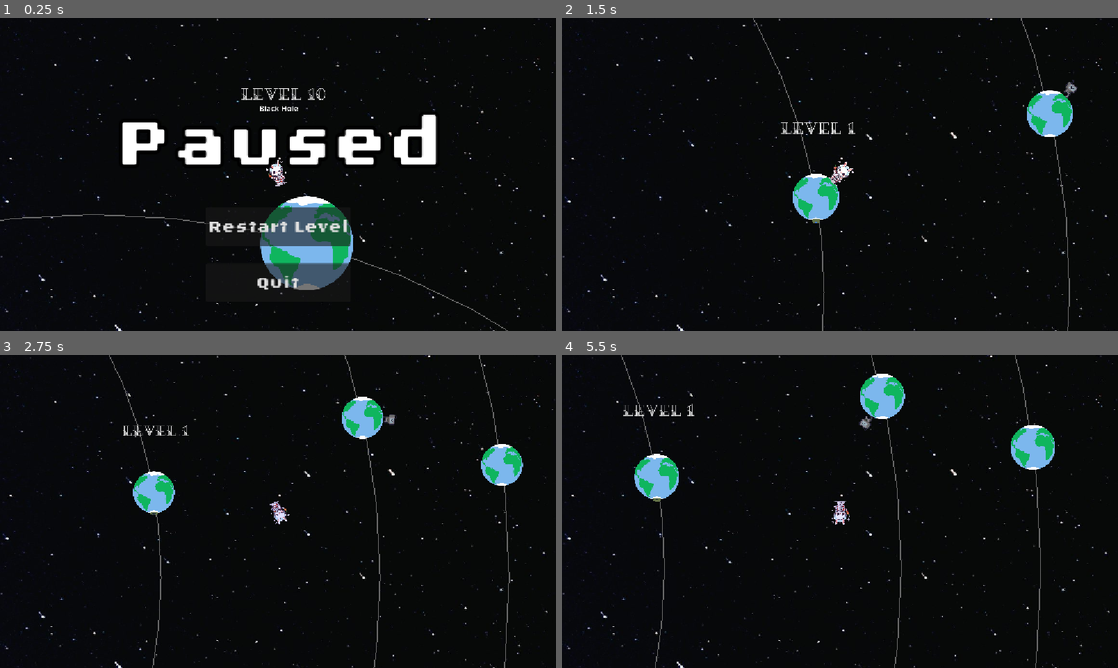
Above: before the commit, frames 1-4 (two rows, left to right).
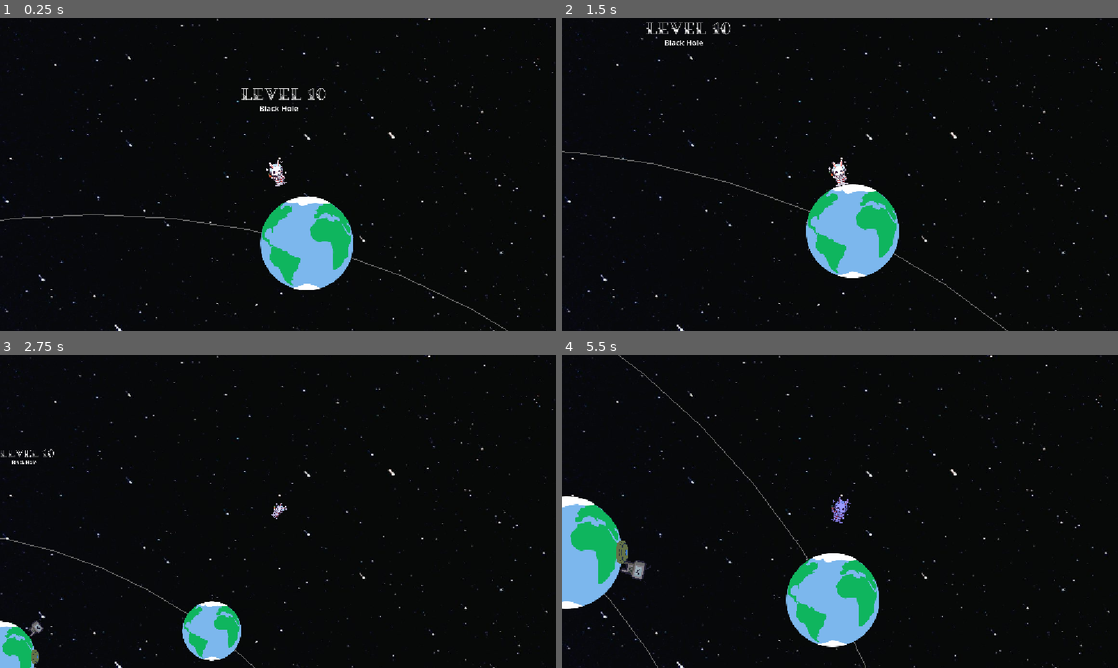
Above: after the commit, the same moments.

Repository: Dandandooo/planet-hopper
Game: Godot game, scene res://levels/level10.tscn
Same seed, same stepped clock (60 frames per second), same inputs: the game is played once before the commit and once after it. This scene is started directly instead of the project's main scene. Sound files missing from this copy of the repository are replaced by a short silence.
Inputs (mouse positions are in pixels of both pictures, inside the frame that each line leads up to):
- Up to frame 1 (0.25 s): no input
- Up to frame 2 (1.5 s): click (840, 227) at 0.5 s, where only the run before the commit has a clickable "Restart Level"; tap Enter at 1.25 s; move the mouse to (962, 158) at 1.27 s; hold Right (right) from 1.28 s (still down); tap E (radio) at 1.35 s; click (962, 158) at 1.42 s
- Up to frame 3 (2.75 s): tap Space (jump) at 1.52, 2.27 s; move the mouse to (166, 527) at 2.02 s; release Right (right) at 2.03 s; hold Left (left) from 2.03 s (still down); tap Enter at 2.1 s
- Up to frame 4 (5.5 s): move the mouse to (895, 442) at 2.77 s; release Left (left) at 2.78 s; hold Right (right) 2.78-4.28 s; tap F at 2.85, 5.1 s; move the mouse to (812, 574) at 3.52 s; tap E (radio) at 3.6 s; click (812, 574) at 3.67 s; tap Space (jump) at 3.77, 4.52, 5.27 s; move the mouse to (1006, 558) at 4.27 s; hold Left (left) from 4.28 s (still down); tap Enter at 4.35 s; move the mouse to (673, 464) at 5.02 s

The runs differ from the first frame. In frame 1, 7.1% of the frame differs, in the area x 11-79%, y 22-90%; in frame 2, 6.6%; in frame 3, 5.9%; in frame 4, 11%, in the area x 0-89%, y 0-100%.

Commit message:
level`10

Diff:
--- a/levels/level10.tscn
+++ b/levels/level10.tscn
@@ -1,5 +1,6 @@
-[gd_scene load_steps=11 format=3 uid="uid://bh821saf48ppt"]
+[gd_scene load_steps=12 format=3 uid="uid://bh821saf48ppt"]
 
+[ext_resource type="Script" uid="uid://diugk8dxpls4g" path="res://levels/main.gd" id="1_8bhgk"]
 [ext_resource type="PackedScene" uid="uid://xld3mp8mtllw" path="res://components/pause_menu.tscn" id="1_i18um"]
 [ext_resource type="Texture2D" uid="uid://bbwg8hnd1ptq6" path="res://assets/space.jpeg" id="2_8bhgk"]
 [ext_resource type="PackedScene" uid="uid://bxdkv7mas3nr3" path="res://components/star.tscn" id="3_mv8ey"]
@@ -15,6 +16,7 @@
 default_font_size = 64
 
 [node name="Level10" type="Node2D"]
+script = ExtResource("1_8bhgk")
 
 [node name="UI" type="CanvasLayer" parent="."]
 layer = 10000
@@ -67,16 +69,16 @@
 scale = Vector2(1.2, 1.2)
 
 [node name="Enemy" parent="Star/Planet2" instance=ExtResource("6_p0w58")]
-position = Vector2(-320, 0)
-rotation = 4.712389
-scale = Vector2(2, 2)
+position = Vector2(380, 0)
+rotation = 1.5707964
+scale = Vector2(3, 3)
 
 [node name="Planet3" parent="Star" instance=ExtResource("4_80amw")]
 position = Vector2(763, -3239)
 mass = 10.0
 
 [node name="Planet4" parent="Star" instance=ExtResource("4_80amw")]
-position = Vector2(428, 577)
+position = Vector2(-236, 702)
 scale = Vector2(0.5, 0.5)
 mass = 8.0
 
@@ -111,11 +113,11 @@
 
 [node name="Label3" type="Label" parent="."]
 offset_left = -777.0
-offset_top = -1911.0
+offset_top = -1614.0
 offset_right = 1236.0
 offset_bottom = -1171.0
 theme = SubResource("Theme_k6mdx")
 text = "^
 |
 |
-|"
+"
